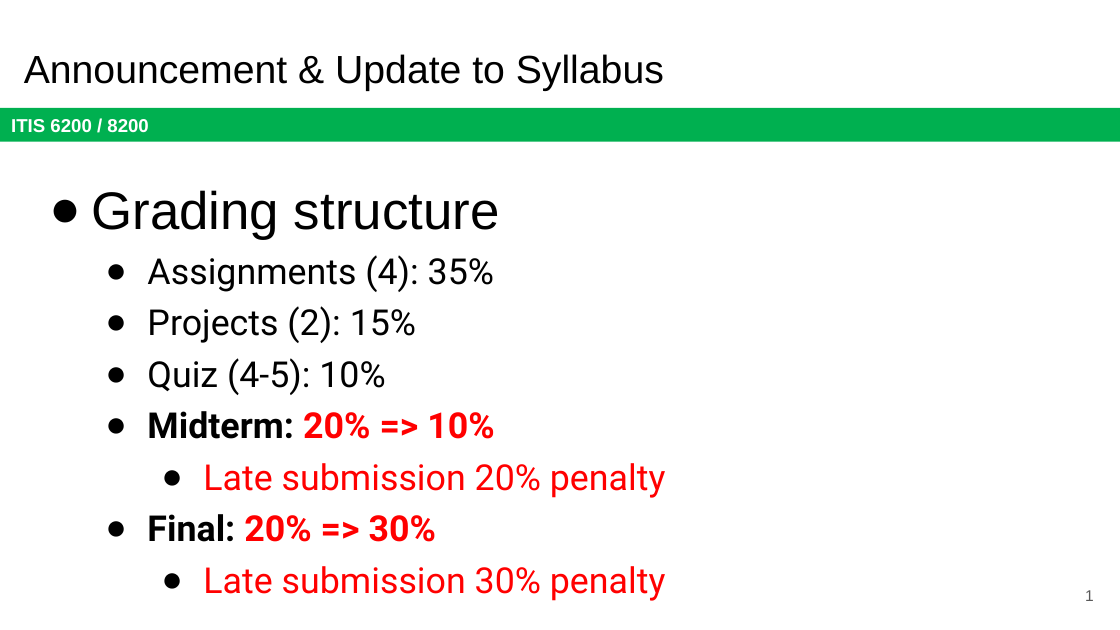
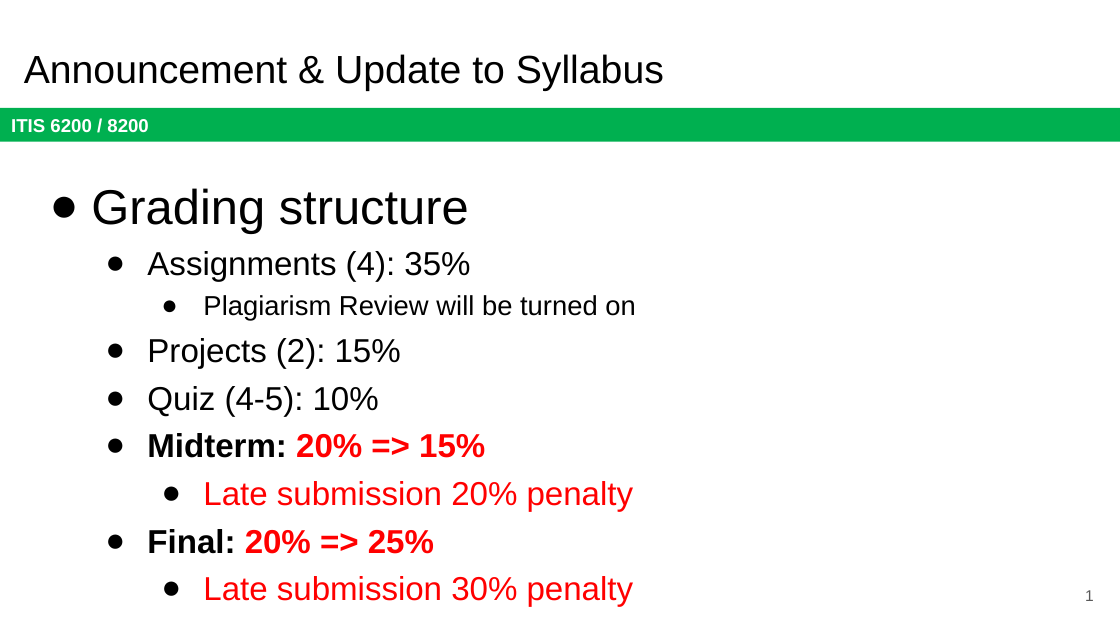
Before and after one commit to jx5c/github.io, a slide deck: slide 1 of teaching/ITIS6200/2023fa/lectures/Syllabus.update.pptx. Drawn at 1120x630 pixels with LibreOffice and Linux fonts; fonts in the diff are those of the drawing. Boxes give left, top, right and bottom in pixels: in the first picture for what was removed or moved away, otherwise in the second. Text is boxed around its words. In the diff, an @@ line names an element or a change of style, - is before the commit and + after.

```diff
--- a/teaching/ITIS6200/2023fa/lectures/Syllabus.update.pptx
+++ b/teaching/ITIS6200/2023fa/lectures/Syllabus.update.pptx
@@ text at <box>91,188,634,607</box>: size 34 to 31.4 pt in "Grading structure"; size 23 to 21.3 pt, font Roboto to Arial in "Assignments (4): 35%", "Projects (2): 15%", "Quiz (4-5): 10%", "Late submission 20% penalty" and 1 more places @@
@@ text at <box>203,295,635,321</box>: paragraph added @@
+    ● Plagiarism Review will be turned on
@@ text at <box>147,433,485,458</box>: text changed; size 23 to 21.3 pt; font Roboto to Arial @@
-  ● Midterm: 20% => 10%
+  ● Midterm: 20% => 15%
@@ text at <box>147,529,434,554</box>: text changed; size 23 to 21.3 pt; font Roboto to Arial @@
-  ● Final: 20% => 30%
+  ● Final: 20% => 25%
```
Also in this commit, not shown: 40 other files.
